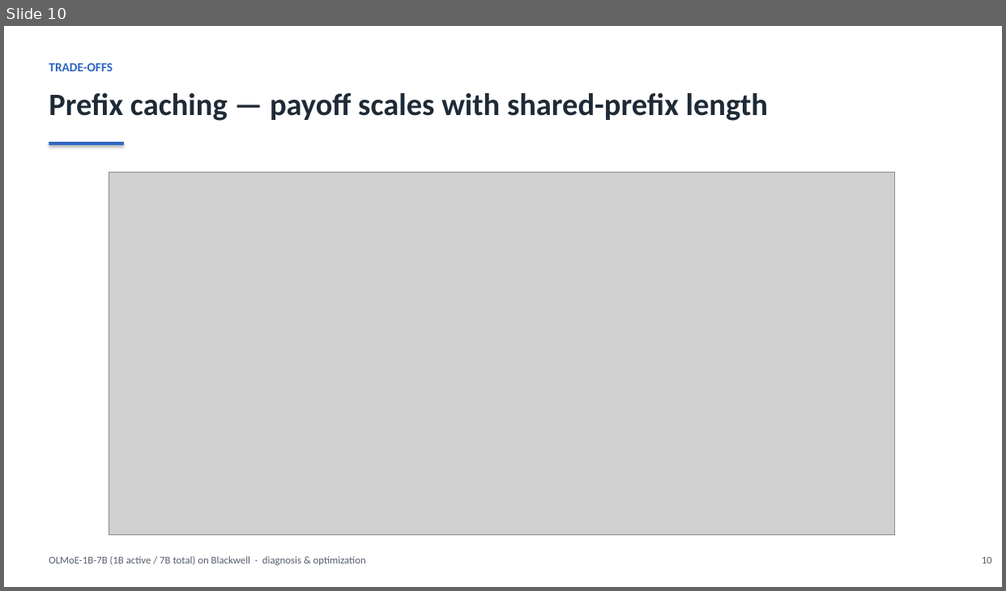
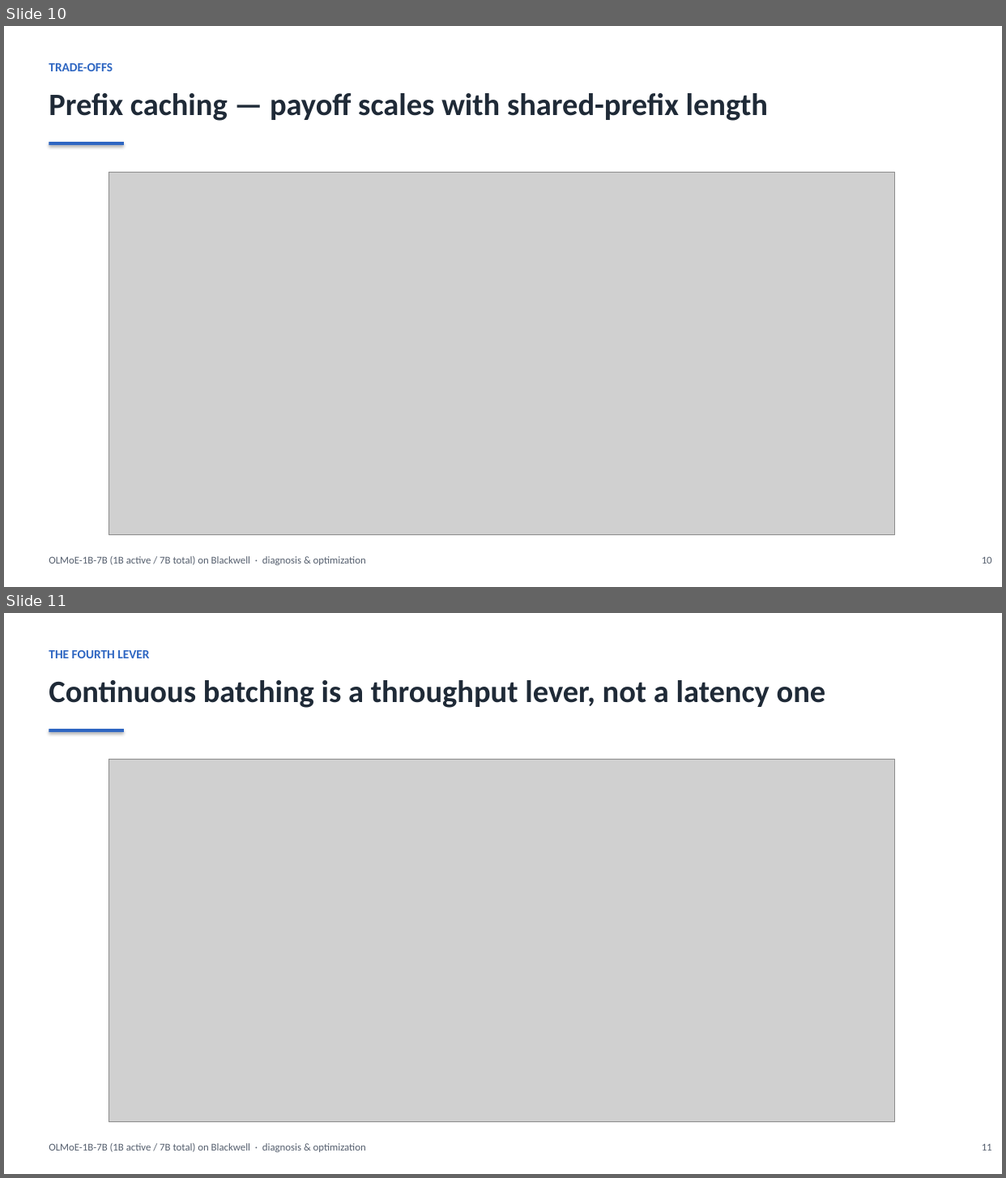
Before and after one commit to harishvs/moe-inference-optimize, a slide deck: talk/deck.pptx. Shown one above the other, each under a label of ours: slide 10 before the commit, slides 10 and 11 after it. The pictures are 1006x591 and 1006x1178 pixels, drawn with LibreOffice and Linux fonts; fonts in the diff are those of the drawing; grey boxes stand for pictures. Boxes give left, top, right and bottom in pixels: in the first picture for what was removed or moved away, otherwise in the second. Text is boxed around its words. In the diff, an @@ line names an element or a change of style, - is before the commit and + after.

```diff
--- a/talk/deck.pptx
+++ b/talk/deck.pptx
@@ slide 11 added at (4,613,1002,1174), background #FFFFFF @@
@@ text added at (49,650,149,658), 12 pt, text #2E66C2, bold @@
+THE FOURTH LEVER
@@ text added at (49,680,826,708), 30 pt, text #1F2A37, bold @@
+Continuous batching is a throughput lever, not a latency one
@@ rectangle added at (49,729,124,732), fill #2E66C2 @@
@@ picture added at (108,759,895,1122) @@
@@ text added at (49,1144,366,1152), 10 pt, text #555F6E @@
+OLMoE-1B-7B (1B active / 7B total) on Blackwell · diagnosis & optimization
@@ text added at (982,1144,992,1151), 10 pt, text #555F6E @@
+11
```
Also in this commit, not shown: 14 slides changed, 1 other slide added, 1 slide removed, 7 other files.
